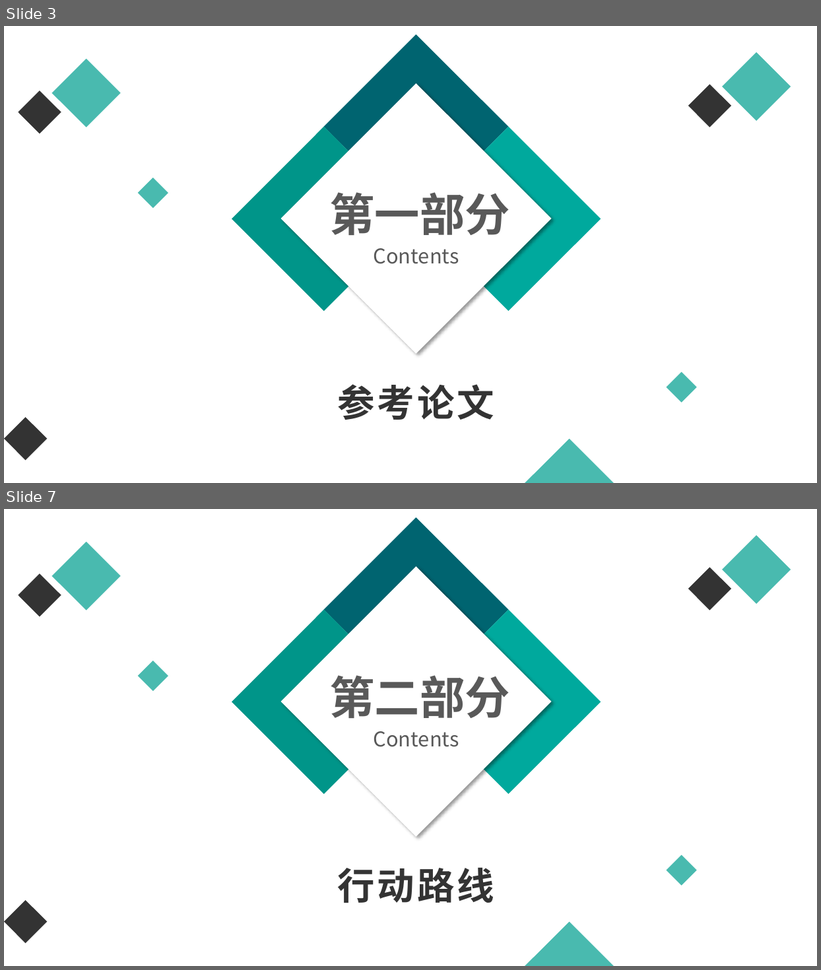
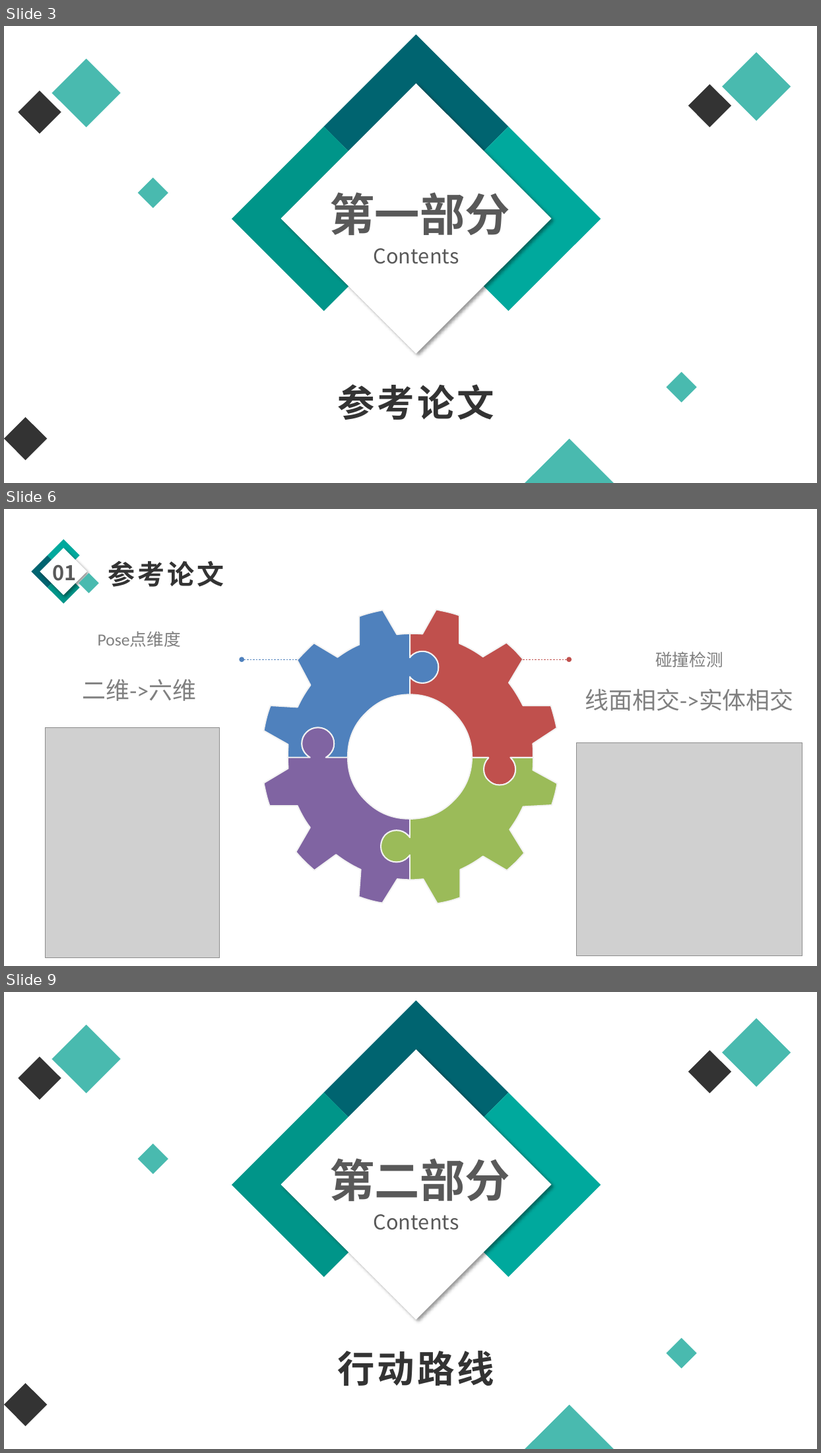
Before and after one commit to whutddk/PRM_Robotic_Arm, a slide deck: 项目PPT0-1-0.pptx. Shown one above the other, each under a label of ours: slides 3 and 7 before the commit, slides 3, 6 and 9 after it; the slides between them are not shown. The pictures are 821x970 and 821x1453 pixels, drawn with LibreOffice and Linux fonts; fonts in the diff are those of the drawing; grey boxes stand for pictures; background and template pictures are left out. Boxes give left, top, right and bottom in pixels: in the first picture for what was removed or moved away, otherwise in the second. Text is boxed around its words. In the diff, an @@ line names an element or a change of style, - is before the commit and + after.

```diff
--- a/项目PPT0-1-0.pptx
+++ b/项目PPT0-1-0.pptx
@@ slide 6 added at bbox=[4, 509, 817, 966], background picture (left out) @@
@@ rectangle added at bbox=[4, 509, 817, 966], fill #FFFFFF at 56% opacity @@
@@ group added at bbox=[32, 539, 224, 604]: 5 freeform shapes, 2 texts @@
+01
+参考论文
@@ freeform shape added at bbox=[264, 610, 439, 758], fill #4F81BD, outline #F2F2F2 1.5 pt @@
@@ freeform shape added at bbox=[411, 609, 557, 786], fill #C0504D, outline #F2F2F2 1.5 pt @@
@@ text added at bbox=[98, 632, 181, 647], 20 pt, text #808080 @@
+Pose点维度
@@ arrow added from (319, 659) to (242, 659), #4F81BD 0.5 pt dashed @@
@@ arrow added from (503, 659) to (570, 659), #C0504D 0.5 pt dashed @@
@@ text added at bbox=[655, 652, 723, 667], 20 pt, text #808080 @@
+碰撞检测
@@ text added at bbox=[83, 679, 196, 701], 28 pt, text #808080 @@
+二维->六维
@@ text added at bbox=[585, 689, 794, 711], 28 pt, text #808080 @@
+线面相交->实体相交
@@ picture added at bbox=[45, 728, 219, 958] @@
@@ freeform shape added at bbox=[264, 728, 411, 904], fill #8064A2, outline #F2F2F2 1.5 pt @@
@@ picture added at bbox=[577, 743, 803, 956] @@
@@ freeform shape added at bbox=[381, 758, 557, 904], fill #9BBB59, outline #F2F2F2 1.5 pt @@
@@ what was slide 7 is now slide 9 @@
```
Also in this commit, not shown: 3 slides changed, 7 other slides added, 1 slide removed, 16 other files.
